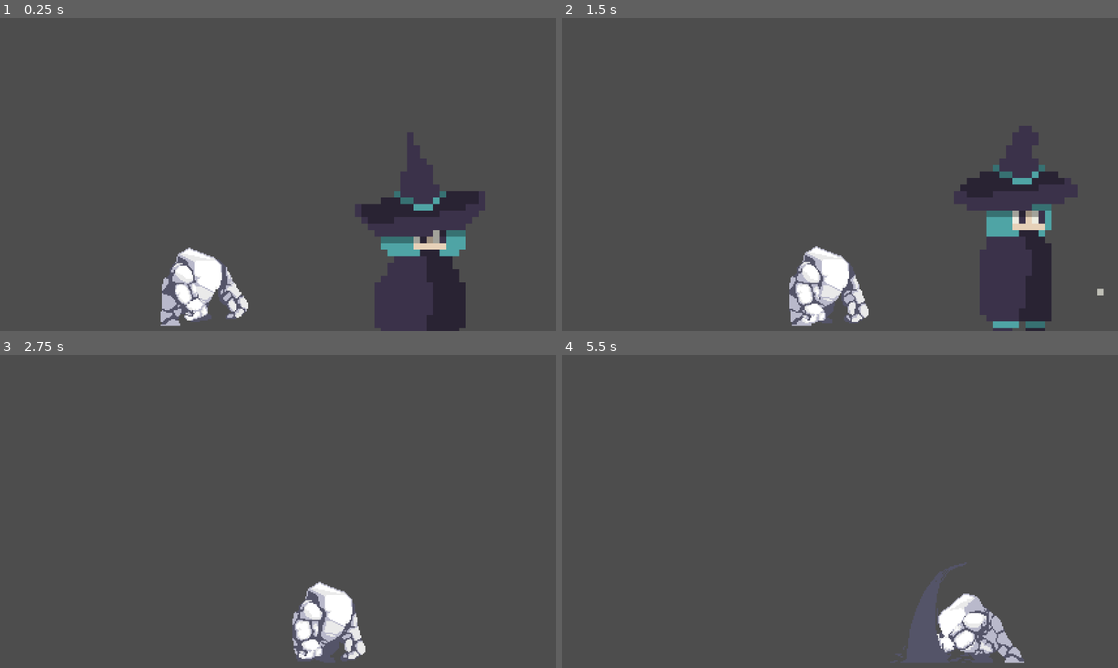
Above: before the commit, frames 1-4 (two rows, left to right).
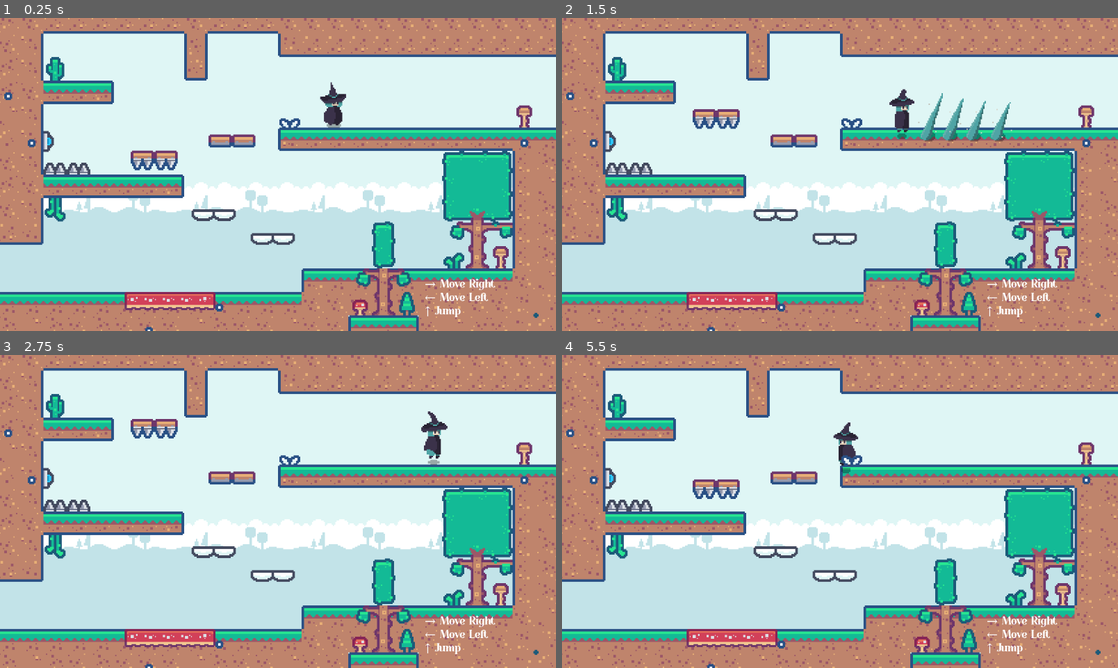
Above: after the commit, the same moments.

Repository: jerichom08/csci499-capstone
Game: Godot game, scene res://scenes/levels/tutorial/scene_1.tscn
The game is run twice, just before and just after one commit, with the same random seed, the same clock (stepped at 60 frames per second) and the same inputs. Before the commit the project starts from res://scenes/test_joey.tscn.
Inputs (mouse positions are in pixels of both pictures, inside the frame that each line leads up to):
- Up to frame 1 (0.25 s): no input
- Up to frame 2 (1.5 s): tap Enter (ui_accept) at 0.5, 0.8 s; move the mouse to (962, 158) at 0.52 s; hold Right (move_right) 0.53-1.25 s; tap Z (attack) at 0.6 s; click (962, 158) at 0.67 s; tap Up (jump) at 0.77, 1.07 s; drag from (728, 190) to (812, 237) at 1.27 s
- Up to frame 3 (2.75 s): move the mouse to (333, 442) at 2.02 s; hold Right (move_right) from 2.03 s (still down); tap Up (jump) at 2.1 s; tap Z (attack) at 2.3 s
- Up to frame 4 (5.5 s): release Right (move_right) at 2.75 s; drag from (812, 574) to (673, 464) at 2.77 s; move the mouse to (1006, 558) at 3.52 s; hold Left (move_left) 3.53-4.25 s; tap Enter (ui_accept) at 3.6, 5.3 s; tap Up (jump) at 3.77, 3.8, 4.07 s; drag from (673, 464) to (756, 433) at 4.27 s; move the mouse to (867, 511) at 5.02 s; hold Left (move_left) from 5.03 s (still down); tap Alt at 5.1 s; click (867, 511) at 5.17 s

The runs differ from the first frame. In frame 1, 100% of the frame differs, in the area x 0-100%, y 0-100%; in frame 2, 100%; in frame 3, 100%; in frame 4, 100%.

Commit message:
fixed player scaling for main levels

Diff:
--- a/project.godot
+++ b/project.godot
@@ -11,7 +11,7 @@
 [application]
 
 config/name="Nyarla’s Birthday Bash"
-run/main_scene="uid://d3lepejtbsiph"
+run/main_scene="uid://drgo6e3icgmgg"
 config/features=PackedStringArray("4.6", "Forward Plus")
 config/icon="res://icon.svg"
 
--- a/scenes/player.tscn
+++ b/scenes/player.tscn
@@ -195,17 +195,17 @@
 
 [node name="AnimatedSprite2D" type="AnimatedSprite2D" parent="." unique_id=1186379679]
 position = Vector2(0, -16)
-scale = Vector2(5, 5)
+scale = Vector2(3, 3)
 sprite_frames = SubResource("SpriteFrames_fjrip")
 animation = &"attack"
 autoplay = "idle"
 
 [node name="CollisionShape2D" type="CollisionShape2D" parent="." unique_id=627055643]
 position = Vector2(0, -12)
-scale = Vector2(5, 5)
+scale = Vector2(3, 3)
 shape = SubResource("CapsuleShape2D_smehm")
 
 [node name="AttackSpawn" type="Marker2D" parent="." unique_id=590516098]
-position = Vector2(255, -16)
+position = Vector2(153, -16)
 
 [connection signal="animation_finished" from="AnimatedSprite2D" to="." method="_on_animated_sprite_2d_animation_finished"]
--- a/scripts/character_body_2d.gd
+++ b/scripts/character_body_2d.gd
@@ -1,19 +1,20 @@
 extends CharacterBody2D
 
 @export var attack_scene: PackedScene
+@onready var sprite = $AnimatedSprite2D
+const WORLD_SCALE = 3.0
 
-const maxSpeed = 150.0 * 5
-const jumpVelocity = -200.0 * 5
-const gravity = 400.0 * 5
+const maxSpeed = 120.0 * WORLD_SCALE
+const jumpVelocity = -170.0 * WORLD_SCALE
+const gravity = 400.0 * WORLD_SCALE
 
 # 1500 2000 800 tight
 # 500 600 300 floaty
 # 600 800 600 perfect
-const acceleration = 600.0 * 5
-const deceleration = 800.0 * 5
-const airAcceleration = 600.0 * 5
+const acceleration = 600.0 * WORLD_SCALE
+const deceleration = 800.0 * WORLD_SCALE
+const airAcceleration = 600.0 * WORLD_SCALE
 
-@onready var sprite = $AnimatedSprite2D
 var is_attacking := false
 
 
@@ -57,8 +58,8 @@
 func spawn_attack():
 	var attack = attack_scene.instantiate()
 	add_child(attack)
-	attack.scale.x *= 5
-	attack.scale.y *= 5
+	attack.scale.x *= WORLD_SCALE
+	attack.scale.y *= WORLD_SCALE
 	attack.global_position = $AttackSpawn.global_position
 	attack.scale.x *= -1 if sprite.flip_h else 1
 
--- a/scripts/player.gd
+++ /dev/null
@@ -1,25 +0,0 @@
-extends CharacterBody2D
-
-
-const SPEED = 300.0
-const JUMP_VELOCITY = -400.0
-
-
-func _physics_process(delta: float) -> void:
-	# Add the gravity.
-	if not is_on_floor():
-		velocity += get_gravity() * delta
-
-	# Handle jump.
-	if Input.is_action_just_pressed("ui_accept") and is_on_floor():
-		velocity.y = JUMP_VELOCITY
-
-	# Get the input direction and handle the movement/deceleration.
-	# As good practice, you should replace UI actions with custom gameplay actions.
-	var direction := Input.get_axis("ui_left", "ui_right")
-	if direction:
-		velocity.x = direction * SPEED
-	else:
-		velocity.x = move_toward(velocity.x, 0, SPEED)
-
-	move_and_slide()
Not shown, removed: scripts/player.gd.uid
